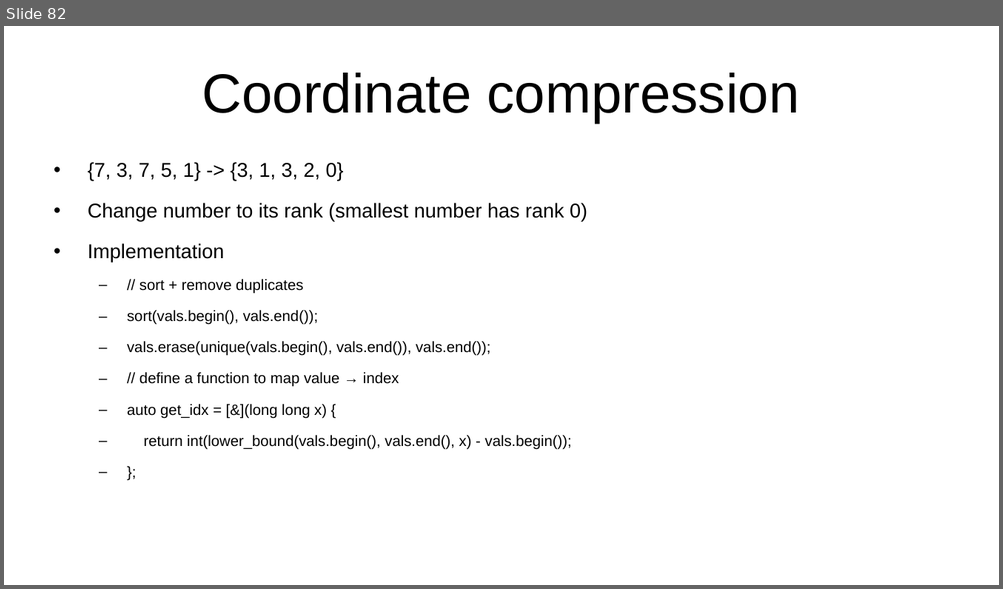
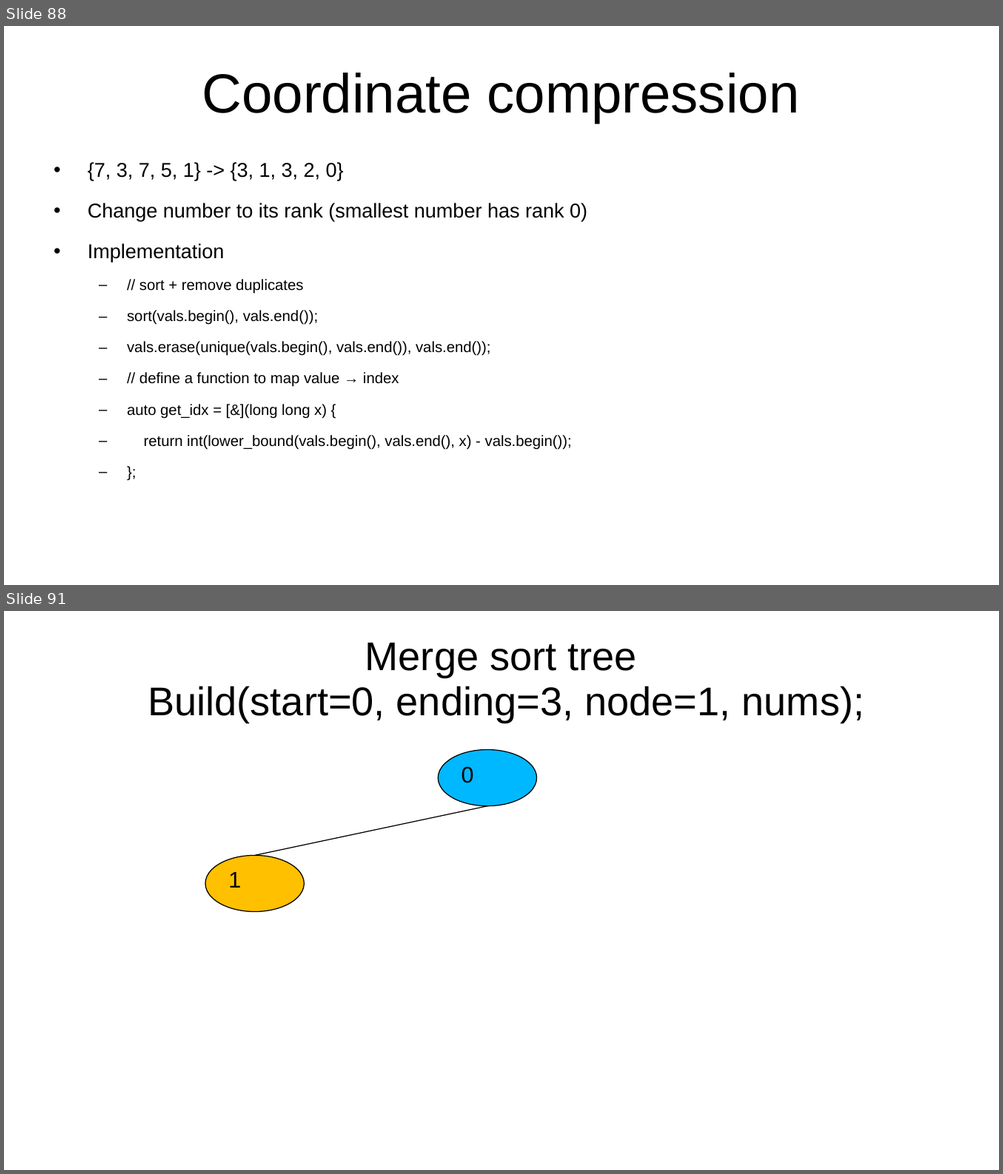
Before and after one commit to kindaichinisan/CompetitiveProgramming, a slide deck: MyCode/competitive_programming.ppt. Shown one above the other, each under a label of ours: slide 82 before the commit, slides 88 and 91 after it; the slides between them are not shown. The pictures are 1003x589 and 1003x1174 pixels, drawn with LibreOffice and Linux fonts; fonts in the diff are those of the drawing. Boxes give left, top, right and bottom in pixels: in the first picture for what was removed or moved away, otherwise in the second. Text is boxed around its words. In the diff, an @@ line names an element or a change of style, - is before the commit and + after.

Commit message:
solve leetcode 3762. update SegmentTree coding.

```diff
--- a/MyCode/competitive_programming.ppt
+++ b/MyCode/competitive_programming.ppt
@@ slide 91 added at (4, 611, 999, 1170), background #FFFFFF @@
@@ title added at (148, 642, 865, 722), 32 pt, text #000000 @@
+Merge sort tree
+Build(start=0, ending=3, node=1, nums);
@@ ellipse added at (438, 750, 537, 807), fill #00B8FF, outline #000000 0.74 pt, 18 pt, text #000000 @@
+0
@@ line added from (488, 806) to (255, 856), #000000 0.74 pt @@
@@ ellipse added at (205, 856, 304, 911), fill #FFC000, outline #000000 0.74 pt, 18 pt, text #000000 @@
+1
@@ what was slide 82 is now slide 88 @@
```
Also in this commit, not shown: 2 slides changed, 25 other slides added, 7 other files.
